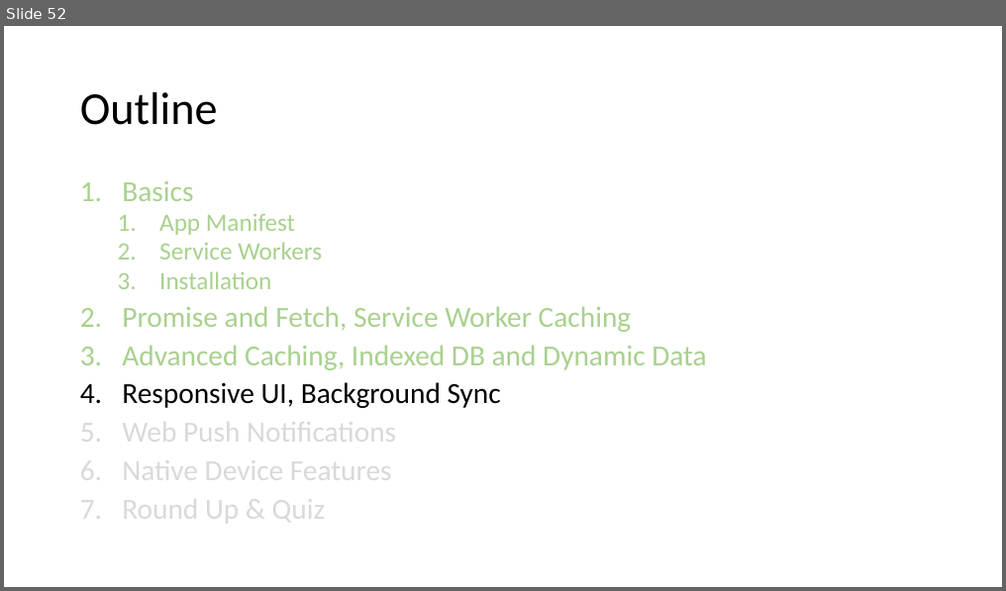
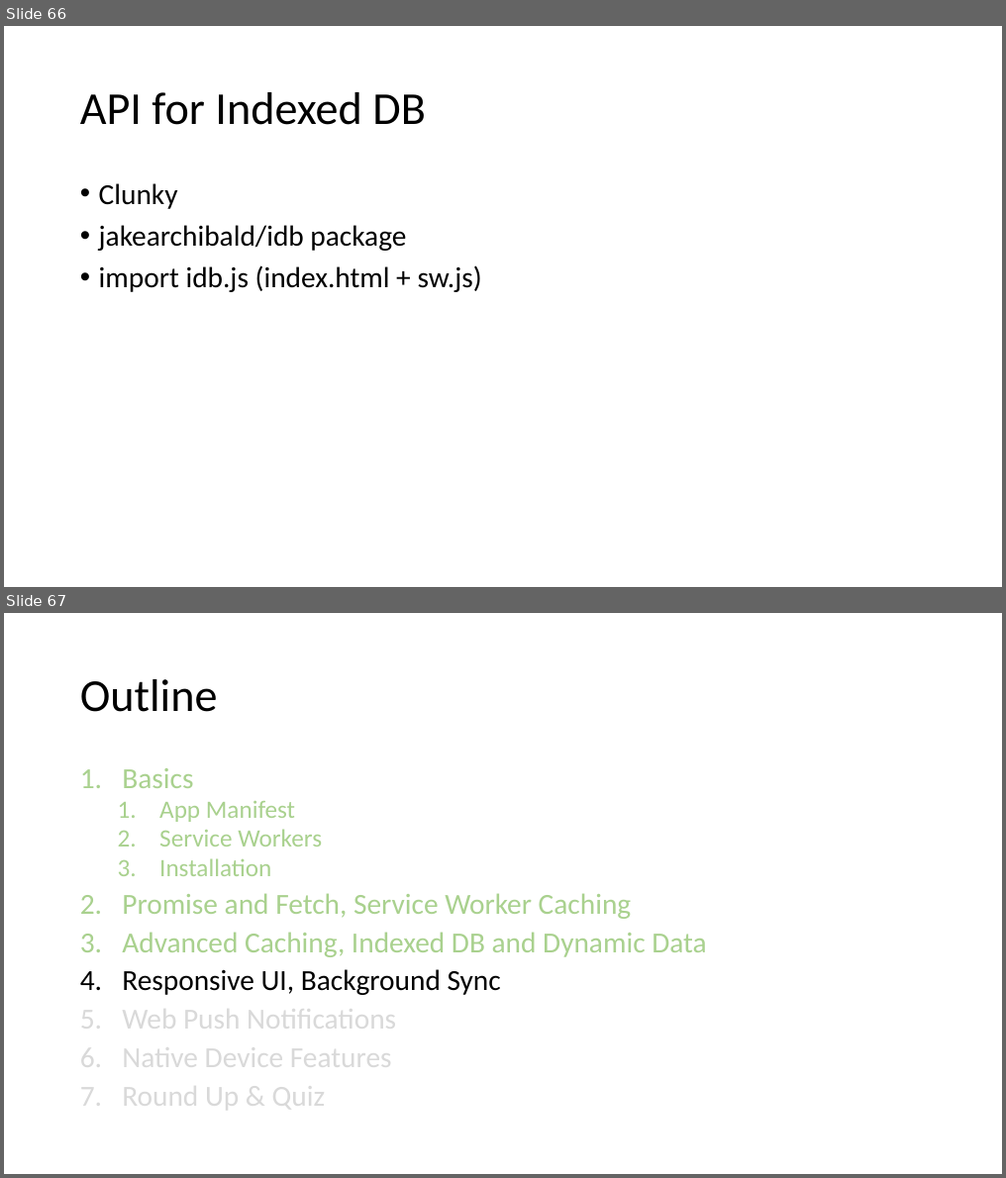
Before and after one commit to SteveNox/PWACourseProgress, a slide deck: course/Progressive Web Apps.pptx. Shown one above the other, each under a label of ours: slide 52 before the commit, slides 66 and 67 after it. The pictures are 1006x591 and 1006x1178 pixels, drawn with LibreOffice and Linux fonts; fonts in the diff are those of the drawing. Boxes give left, top, right and bottom in pixels: in the first picture for what was removed or moved away, otherwise in the second. Text is boxed around its words. In the diff, an @@ line names an element or a change of style, - is before the commit and + after.

```diff
--- a/course/Progressive Web Apps.pptx
+++ b/course/Progressive Web Apps.pptx
@@ slide 66 added at box(4, 26, 1002, 587), background #FFFFFF @@
@@ title added at box(80, 92, 425, 125), 44 pt, text #000000 @@
+API for Indexed DB
@@ text added at box(99, 183, 482, 292), 28 pt, text #000000 @@
+• Clunky
+• jakearchibald/idb package
+• import idb.js (index.html + sw.js)
@@ what was slide 52 is now slide 67 @@
```
Also in this commit, not shown: 14 other slides added, 5 other files.
